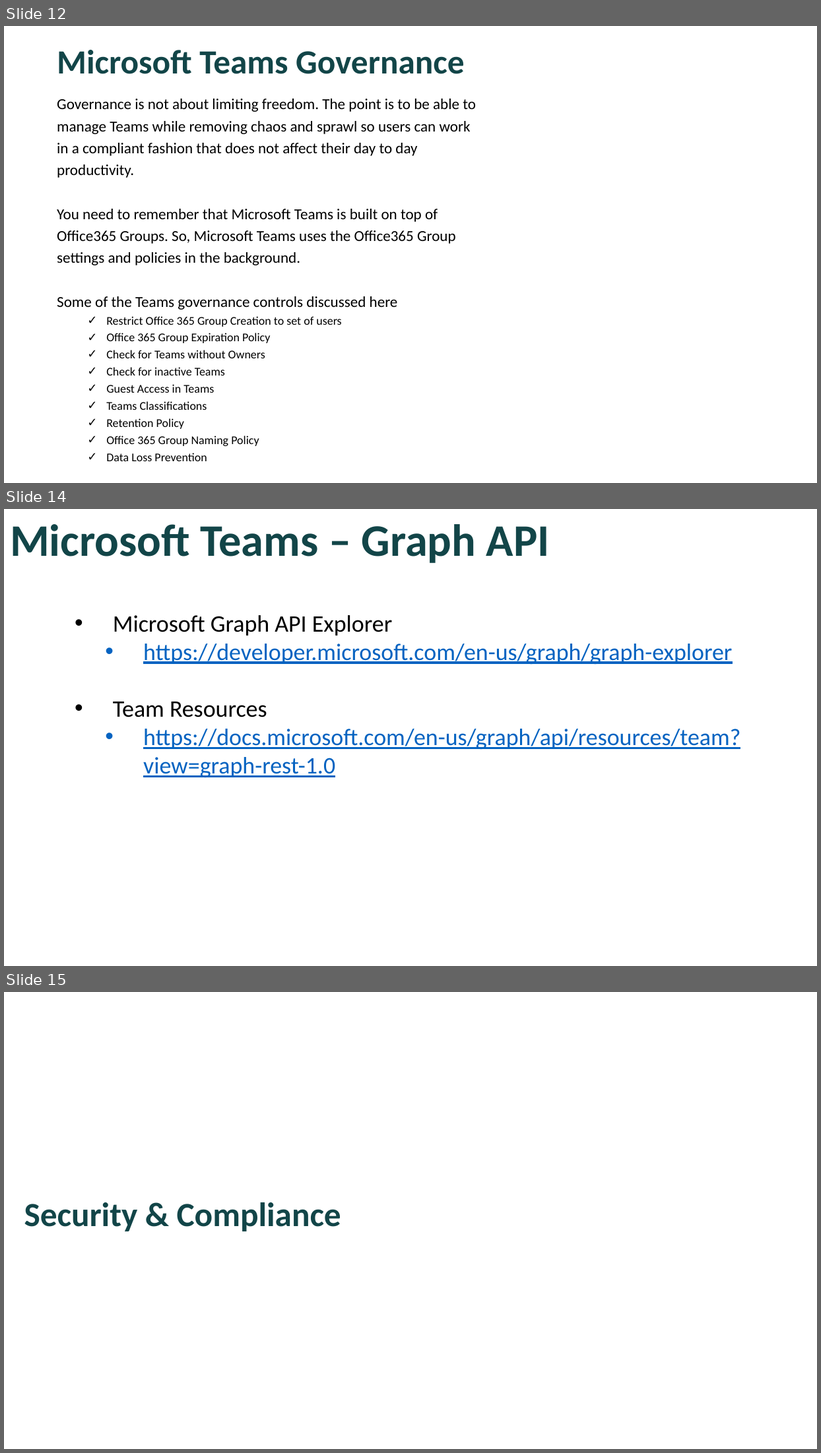
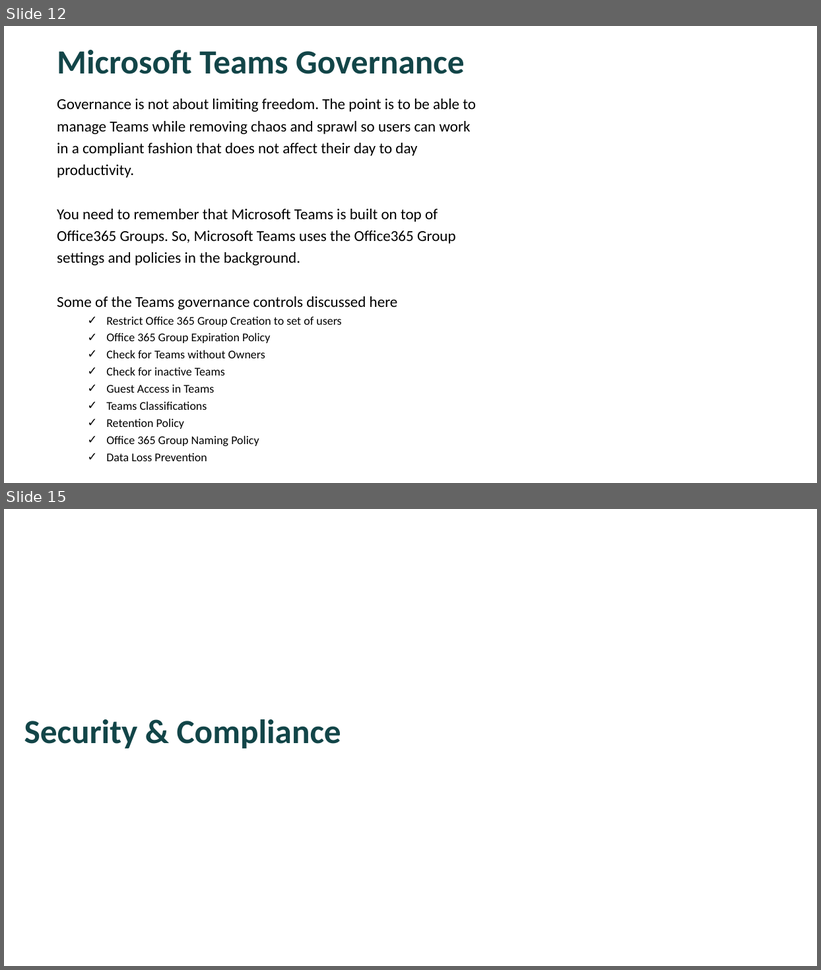
Before and after one commit to JPOWER4/MicrosoftTeams, a slide deck: MicrosoftTeams-Admin.pptx. Shown one above the other, each under a label of ours: slides 12, 14 and 15 before the commit, slides 12 and 15 after it; the slides between them are not shown. The pictures are 821x1453 and 821x970 pixels, drawn with LibreOffice and Linux fonts; fonts in the diff are those of the drawing; background and template pictures are left out. Boxes give left, top, right and bottom in pixels: in the first picture for what was removed or moved away, otherwise in the second. Text is boxed around its words. In the diff, an @@ line names an element or a change of style, - is before the commit and + after.

```diff
--- a/MicrosoftTeams-Admin.pptx
+++ b/MicrosoftTeams-Admin.pptx
@@ slide 14 removed at bbox=[4, 509, 817, 966], background #FFFFFF @@
@@ text removed at bbox=[10, 524, 550, 563] @@
-Microsoft Teams – Graph API
@@ text removed at bbox=[113, 615, 741, 778] @@
-• Microsoft Graph API Explorer
-  • https://developer.microsoft.com/en-us/graph/graph-explorer
-• Team Resources
-  • https://docs.microsoft.com/en-us/graph/api/resources/team?view=graph-rest-1.0
```
Also in this commit, not shown: 2 slides added, 1 other slide removed, 2 other files.
